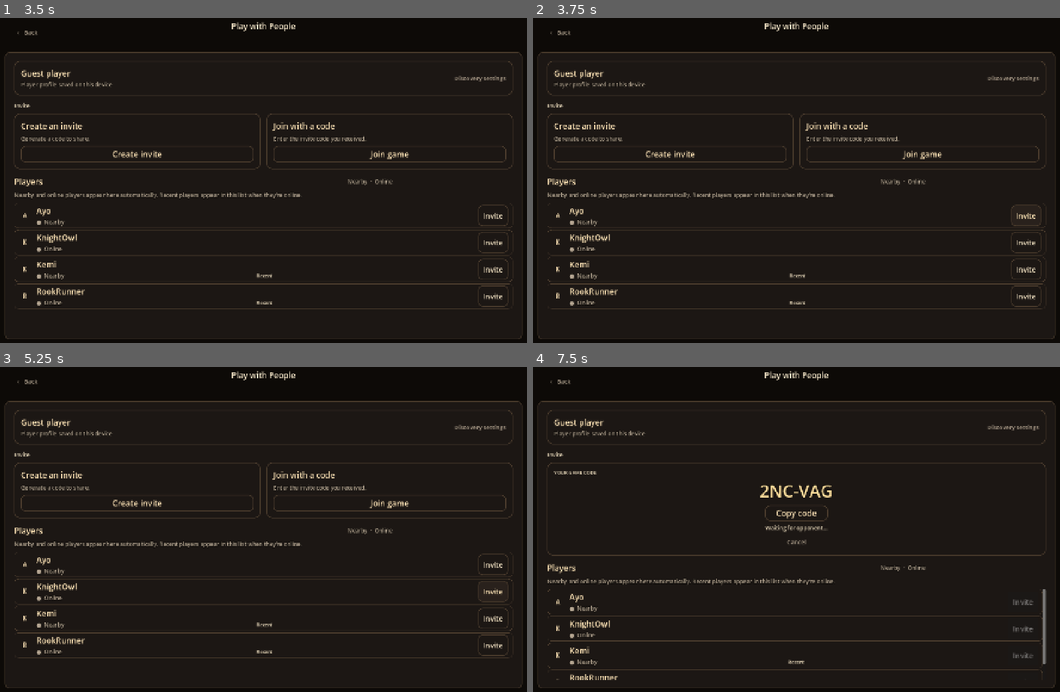
Above: before the commit, frames 1-4 (two rows, left to right).
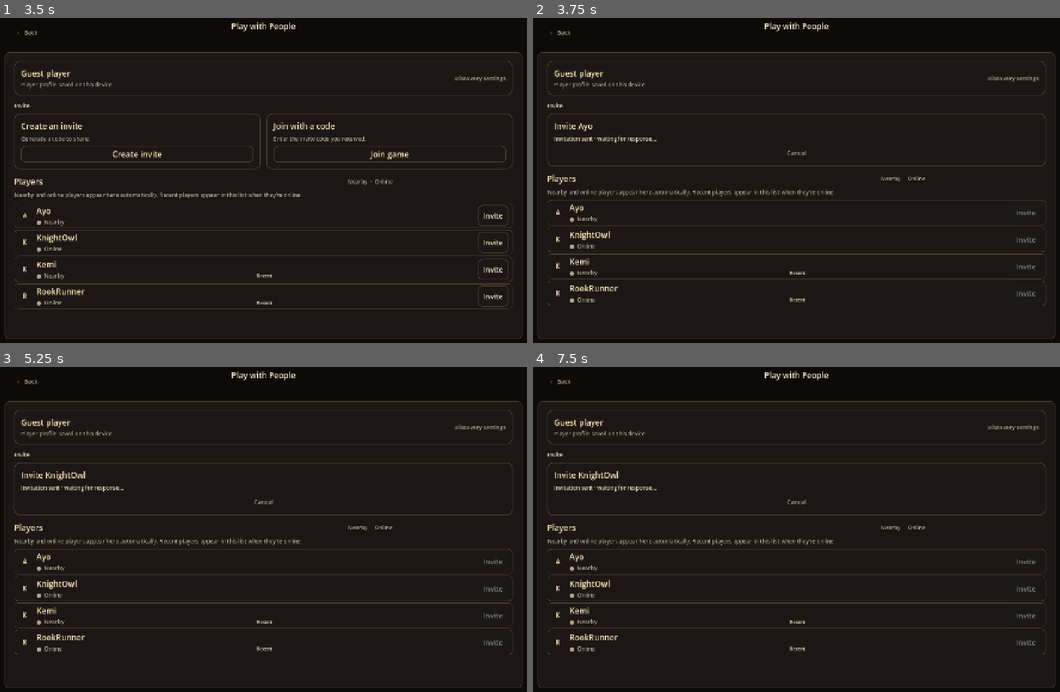
Above: after the commit, the same moments.

Repository: shedrackgodstime/chess-relay
Game: Godot game, scene res://src/ui/screens/multiplayer_hub/multiplayer_hub_screen.tscn
Same seed, same stepped clock (60 frames per second), same inputs: the game is played once before the commit and once after it. This scene is started directly instead of the project's main scene.
Inputs (mouse positions are in pixels of both pictures, inside the frame that each line leads up to):
- Up to frame 1 (3.5 s): click "Join game" at 0.5 s; click (263, 154) at 1.27 s; type "12" at 1.35 s; click "‹ Back" at 2 s; click "Cancel" at 2.75 s
- Up to frame 2 (3.75 s): click "Invite" at 3.5 s
- Up to frame 3 (5.25 s): click (263, 500) at 4.25 s, where only the run after the commit has a clickable "Cancel"; click "Invite" at 5 s
- Up to frame 4 (7.5 s): click (1028, 617) at 5.75 s, where only the run before the commit has a clickable "Invite"; click (1028, 646) at 6.5 s, where only the run before the commit has a clickable "Invite"; click (670, 503) at 7.25 s, where only the run before the commit has a clickable "Create invite"

Frame 1 is identical in both runs. In frame 2, 5.1% of the frame differs, in the area x 2-98%, y 29-90%; in frame 3, 5.2%; in frame 4, 5.4%, in the area x 2-98%, y 32-97%.

Commit message:
checkpoint

Diff:
--- a/src/ui/app/app_root.gd
+++ b/src/ui/app/app_root.gd
@@ -10,13 +10,24 @@
 	"res://src/ui/screens/game_setup/game_setup_screen.tscn")
 const MULTIPLAYER_HUB_SCREEN: PackedScene = preload(
 	"res://src/ui/screens/multiplayer_hub/multiplayer_hub_screen.tscn")
+const MOCK_MULTIPLAYER_SERVICE_SCRIPT: Script = preload(
+	"res://src/ui/multiplayer/mock_multiplayer_service.gd")
 
 @onready var _screen_host: Control = %ScreenHost
 
 var _current_screen: Control
+var _mock_multiplayer: Node
 
 
 func _ready() -> void:
+	_mock_multiplayer = MOCK_MULTIPLAYER_SERVICE_SCRIPT.new() as Node
+	add_child(_mock_multiplayer)
+	_mock_multiplayer.connect(&"hosted_opponent_joined", notify_invite_opponent_connected)
+	_mock_multiplayer.connect(&"join_succeeded", notify_join_connected)
+	_mock_multiplayer.connect(&"join_failed", notify_join_failed)
+	_mock_multiplayer.connect(&"player_invite_accepted", _on_player_invite_accepted)
+	_mock_multiplayer.connect(&"player_invite_declined", _on_player_invite_declined)
+	_mock_multiplayer.connect(&"opponent_ready", _on_opponent_ready)
 	_show_home_screen()
 
 
@@ -38,30 +49,60 @@
 	hub.connect(&"create_cancelled", _on_invite_cancelled)
 	hub.connect(&"join_requested", _on_join_requested)
 	hub.connect(&"join_cancelled", _on_join_cancelled)
+	hub.connect(&"player_invite_requested", _on_player_invite_requested)
+	hub.connect(&"player_invite_cancelled", _on_player_invite_cancelled)
 	hub.connect(&"game_setup_requested", _on_peer_setup_requested)
 	_show_screen(hub)
 
 
 func _on_invite_created(code: String) -> void:
 	invite_created.emit(code)
+	_mock_multiplayer.call("start_hosting", code)
 
 
 func _on_invite_cancelled() -> void:
+	_mock_multiplayer.call("cancel_hosting")
 	invite_cancelled.emit()
 
 
 func _on_join_requested(code: String) -> void:
 	join_requested.emit(code)
+	_mock_multiplayer.call("join", code)
 
 
 func _on_join_cancelled(code: String) -> void:
+	_mock_multiplayer.call("cancel_join")
 	join_cancelled.emit(code)
+
+
+func _on_player_invite_requested(player_name: String) -> void:
+	_mock_multiplayer.call("invite_player", player_name)
+
+
+func _on_player_invite_cancelled() -> void:
+	_mock_multiplayer.call("cancel_player_invite")
 
 
 func _on_peer_setup_requested(opponent_name: String, setup_kind: String) -> void:
 	var setup := GAME_SETUP_SCREEN.instantiate() as GameSetupScreen
 	setup.configure_peer(opponent_name, setup_kind)
+	setup.play_requested.connect(func(): _mock_multiplayer.call("request_player_ready"))
 	_show_screen(setup)
+
+
+func _on_player_invite_accepted(player_name: String) -> void:
+	if _current_screen is MultiplayerHubScreen:
+		(_current_screen as MultiplayerHubScreen).player_invite_accepted(player_name)
+
+
+func _on_player_invite_declined(player_name: String) -> void:
+	if _current_screen is MultiplayerHubScreen:
+		(_current_screen as MultiplayerHubScreen).player_invite_declined(player_name)
+
+
+func _on_opponent_ready() -> void:
+	if _current_screen is GameSetupScreen:
+		(_current_screen as GameSetupScreen).opponent_ready()
 
 
 ## UI outcome hooks for the future multiplayer service.
@@ -87,6 +128,7 @@
 
 func _show_screen(screen: Control) -> void:
 	if _current_screen != null:
+		_mock_multiplayer.call("cancel_pending_requests")
 		_screen_host.remove_child(_current_screen)
 		_current_screen.queue_free()
 
--- /dev/null
+++ b/src/ui/multiplayer/mock_multiplayer_service.gd
@@ -0,0 +1,96 @@
+class_name MockMultiplayerService
+extends Node
+
+## Local-only event source for exercising the multiplayer UI without a transport.
+signal hosted_opponent_joined(opponent_name: String)
+signal join_succeeded(opponent_name: String)
+signal join_failed
+signal player_invite_accepted(player_name: String)
+signal player_invite_declined(player_name: String)
+signal opponent_ready
+
+const MOCK_DELAY := 2.0
+
+var active_code := ""
+var _host_generation := 0
+var _join_generation := 0
+var _invite_generation := 0
+var _ready_generation := 0
+
+
+func cancel_pending_requests() -> void:
+	_host_generation += 1
+	_join_generation += 1
+	_invite_generation += 1
+	_ready_generation += 1
+	active_code = ""
+
+
+func start_hosting(code: String) -> void:
+	active_code = _normalize(code)
+	_host_generation += 1
+	_finish_hosting_after_delay(_host_generation)
+
+
+func cancel_hosting() -> void:
+	_host_generation += 1
+	active_code = ""
+
+
+func join(code: String) -> void:
+	_join_generation += 1
+	_finish_join_after_delay(_normalize(code), _join_generation)
+
+
+func cancel_join() -> void:
+	_join_generation += 1
+
+
+func invite_player(player_name: String) -> void:
+	_invite_generation += 1
+	_finish_player_invite_after_delay(player_name, _invite_generation)
+
+
+func cancel_player_invite() -> void:
+	_invite_generation += 1
+
+
+func request_player_ready() -> void:
+	_ready_generation += 1
+	_finish_ready_after_delay(_ready_generation)
+
+
+func _finish_hosting_after_delay(generation: int) -> void:
+	await get_tree().create_timer(MOCK_DELAY).timeout
+	if generation == _host_generation and not active_code.is_empty():
+		hosted_opponent_joined.emit("Morgan")
+
+
+func _finish_join_after_delay(code: String, generation: int) -> void:
+	await get_tree().create_timer(MOCK_DELAY).timeout
+	if generation != _join_generation:
+		return
+	if code == "ABC123" or (not active_code.is_empty() and code == active_code):
+		join_succeeded.emit("Morgan")
+	else:
+		join_failed.emit()
+
+
+func _finish_player_invite_after_delay(player_name: String, generation: int) -> void:
+	await get_tree().create_timer(MOCK_DELAY).timeout
+	if generation != _invite_generation:
+		return
+	if player_name == "KnightOwl" or player_name == "RookRunner":
+		player_invite_declined.emit(player_name)
+	else:
+		player_invite_accepted.emit(player_name)
+
+
+func _finish_ready_after_delay(generation: int) -> void:
+	await get_tree().create_timer(MOCK_DELAY).timeout
+	if generation == _ready_generation:
+		opponent_ready.emit()
+
+
+func _normalize(code: String) -> String:
+	return code.replace("-", "").replace(" ", "").to_upper()
--- a/src/ui/screens/game_setup/game_setup_screen.gd
+++ b/src/ui/screens/game_setup/game_setup_screen.gd
@@ -15,11 +15,14 @@
 @onready var _player_card: ParticipantCard = %PlayerCard
 @onready var _opponent_card: ParticipantCard = %OpponentCard
 @onready var _settings_summary: Label = %SettingsSummary
+@onready var _ready_label: Label = %ReadyLabel
 @onready var _play_button: Button = %PlayButton
 
 var _peer_setup := false
 var _peer_name := "Opponent"
 var _peer_kind := "peer"
+var _local_ready := false
+var _opponent_is_ready := false
 
 
 func _ready() -> void:
@@ -50,6 +53,9 @@
 
 func _apply_peer_setup() -> void:
 	_difficulty_choice.hide()
+	_play_button.text = "Ready   ✓"
+	_play_button.tooltip_text = "Mark yourself ready for this match"
+	_ready_label.text = "Choose your settings, then mark yourself ready"
 	var detail := "Connected player"
 	if _peer_kind == "create" or _peer_kind == "join":
 		detail = "Connected via invite code"
@@ -92,7 +98,25 @@
 
 
 func _on_play_pressed() -> void:
+	if _peer_setup:
+		_local_ready = true
+		_play_button.disabled = true
+		_ready_label.text = (
+			"Both players ready · UI preview complete"
+			if _opponent_is_ready else "You’re ready · waiting for opponent"
+		)
 	play_requested.emit()
+
+
+## Mock or backend response for the other player's ready state.
+func opponent_ready() -> void:
+	if not _peer_setup:
+		return
+	_opponent_is_ready = true
+	if _local_ready:
+		_ready_label.text = "Both players ready · UI preview complete"
+	else:
+		_ready_label.text = "Opponent is ready · choose settings and mark yourself ready"
 
 
 func _update_side_cards() -> void:
--- a/src/ui/screens/multiplayer_hub/multiplayer_hub_screen.gd
+++ b/src/ui/screens/multiplayer_hub/multiplayer_hub_screen.gd
@@ -6,6 +6,8 @@
 signal create_cancelled
 signal join_requested(code: String)
 signal join_cancelled(code: String)
+signal player_invite_requested(player_name: String)
+signal player_invite_cancelled
 signal game_setup_requested(opponent_name: String, setup_kind: String)
 
 const HEADER_SCENE: PackedScene = preload("res://src/ui/components/game_header/game_header.tscn")
@@ -34,6 +36,7 @@
 var _join_is_connecting := false
 var _player_invite_buttons: Array[Button] = []
 var _active_invite_flow := ""
+var _current_player_invite := ""
 
 
 func _ready() -> void:
@@ -227,7 +230,52 @@
 
 
 func _show_mock_invite(player_name: String) -> void:
+	_active_invite_flow = "player-invite"
+	_current_player_invite = player_name
+	_invite_grid.hide()
+	_invite_flow_card.show()
+	_set_player_invites_enabled(false)
+	_clear_invite_flow()
+	_invite_flow_content.add_child(_label("Invite %s" % player_name, "SetupParticipantName"))
+	_invite_flow_content.add_child(_label("Invitation sent · waiting for response...", "SetupStatusText"))
+	_invite_flow_content.add_child(_flow_cancel_button(_cancel_player_invite))
+	player_invite_requested.emit(player_name)
+
+
+## Mock or backend response: the invited player accepted.
+func player_invite_accepted(player_name: String) -> void:
+	if _active_invite_flow != "player-invite":
+		return
 	game_setup_requested.emit(player_name, "player")
+
+
+## Mock or backend response: keep the flow inline and let the user retry or leave.
+func player_invite_declined(player_name: String) -> void:
+	if _active_invite_flow != "player-invite":
+		return
+	_clear_invite_flow()
+	_invite_flow_content.add_child(_label("Invite %s" % player_name, "SetupParticipantName"))
+	_invite_flow_content.add_child(_label("Invitation declined.", "SetupStatusText"))
+	var actions := HBoxContainer.new()
+	actions.alignment = BoxContainer.ALIGNMENT_CENTER
+	actions.add_theme_constant_override("separation", 12)
+	_invite_flow_content.add_child(actions)
+	actions.add_child(_action_button("Invite again", _retry_player_invite))
+	var done := Button.new()
+	done.text = "Done"
+	done.theme_type_variation = &"QuietButton"
+	done.custom_minimum_size = Vector2(120, 42)
+	done.pressed.connect(_cancel_player_invite)
+	actions.add_child(done)
+
+
+func _retry_player_invite() -> void:
+	_show_mock_invite(_current_player_invite)
+
+
+func _cancel_player_invite() -> void:
+	_reset_invite_flow()
+	player_invite_cancelled.emit()
 
 
 func _show_discovery_settings() -> void:
@@ -419,6 +467,7 @@
 	_active_invite_flow = ""
 	_create_waiting = false
 	_join_is_connecting = false
+	_current_player_invite = ""
 	_invite_flow_card.hide()
 	_invite_grid.show()
 	_clear_invite_flow()
